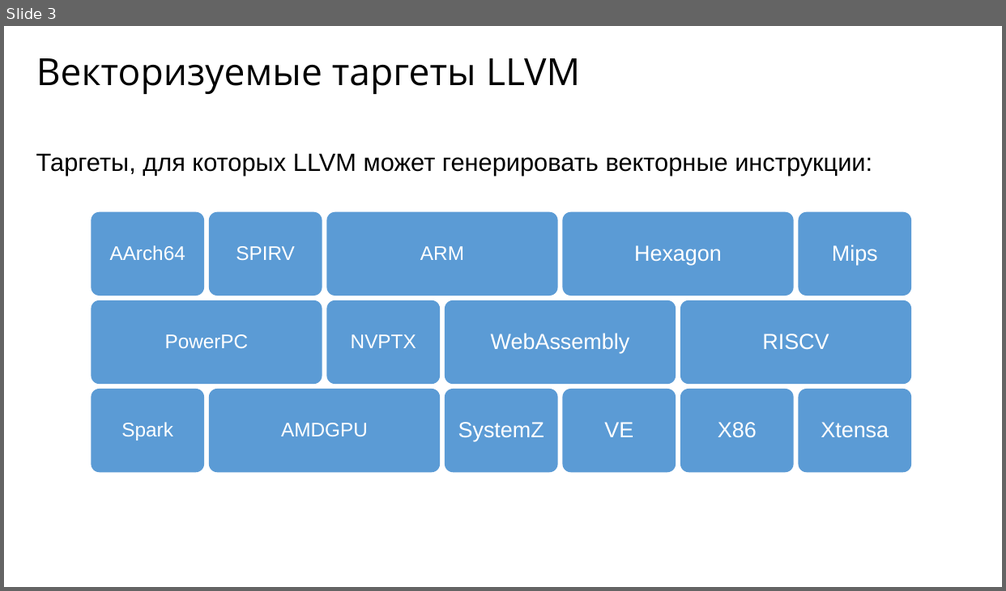
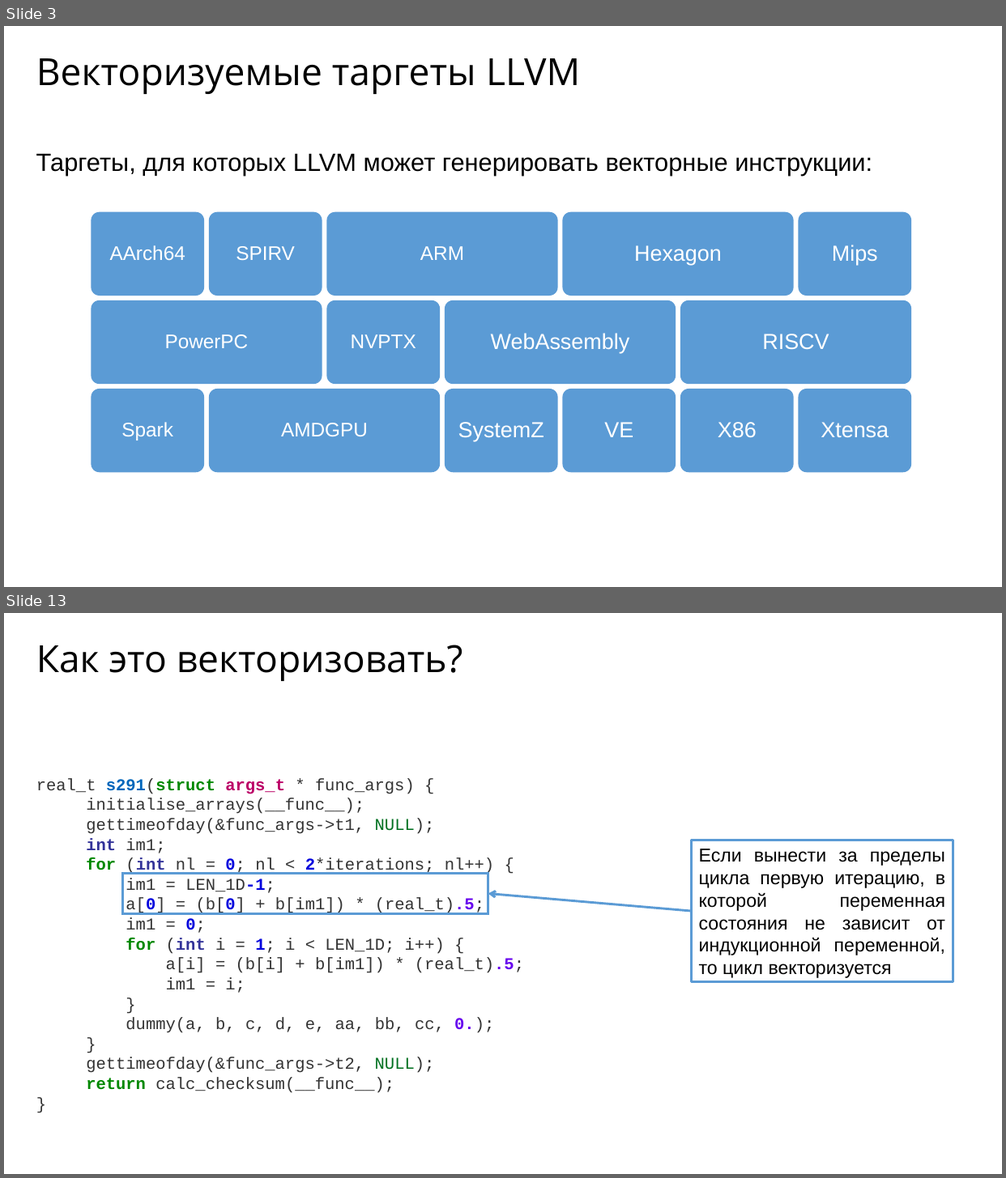
Before and after one commit to pahansan/step_in_science, a slide deck: presentation.pptx. Shown one above the other, each under a label of ours: slide 3 before the commit, slides 3 and 13 after it; the slides between them are not shown. The pictures are 1006x591 and 1006x1178 pixels, drawn with LibreOffice and Linux fonts; fonts in the diff are those of the drawing. Boxes give left, top, right and bottom in pixels: in the first picture for what was removed or moved away, otherwise in the second. Text is boxed around its words. In the diff, an @@ line names an element or a change of style, - is before the commit and + after.

```diff
--- a/presentation.pptx
+++ b/presentation.pptx
@@ slide 13 added at (4, 613, 1002, 1174), background #FFFFFF @@
@@ text added at (36, 645, 462, 681), 36 pt, text #000000 @@
+Как это векторизовать?
@@ text added at (36, 778, 524, 1093), 16 pt, text #333333 @@
+real_t s291(struct args_t * func_args) {
+initialise_arrays(__func__);
+gettimeofday(&func_args->t1, NULL);
+int im1;
+for (int nl = 0; nl < 2*iterations; nl++) {
+im1 = LEN_1D-1;
+a[0] = (b[0] + b[im1]) * (real_t).5;
+im1 = 0;
+for (int i = 1; i < LEN_1D; i++) {
+a[i] = (b[i] + b[im1]) * (real_t).5;
+im1 = i;
+}
+dummy(a, b, c, d, e, aa, bb, cc, 0.);
+}
+gettimeofday(&func_args->t2, NULL);
+return calc_checksum(__func__);
+}
@@ rectangle added at (691, 840, 953, 982), outline #5B9BD5 2.25 pt, 18 pt, text #000000 @@
+Если вынести за пределы цикла первую итерацию, в которой переменная состояния не зависит от индукционной переменной, то цикл векторизуется
@@ rectangle added at (122, 874, 488, 914), outline #5B9BD5 2.25 pt @@
@@ arrow added from (691, 911) to (488, 894), #5B9BD5 2.25 pt @@
```
Also in this commit, not shown: 1 slide changed, 44 other slides added.
